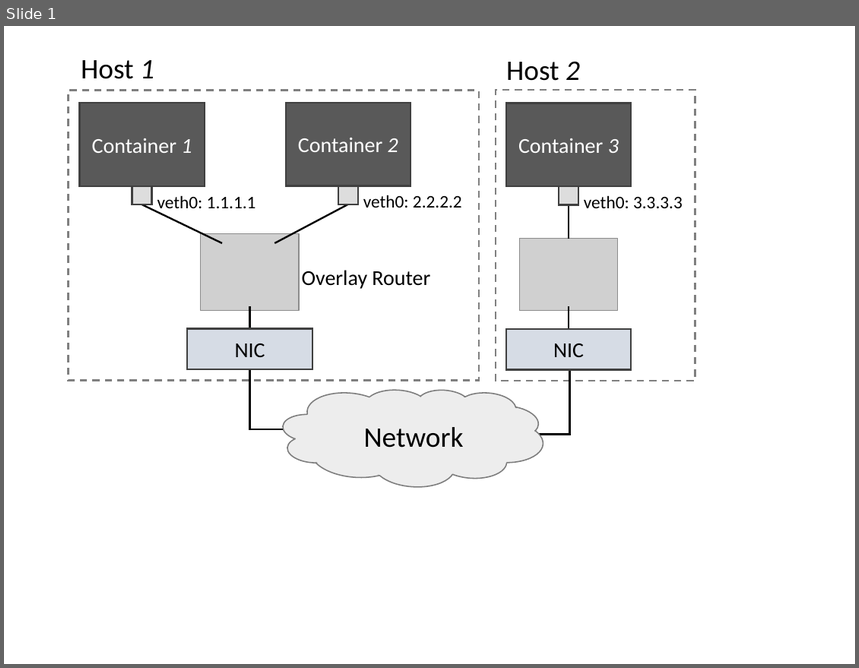
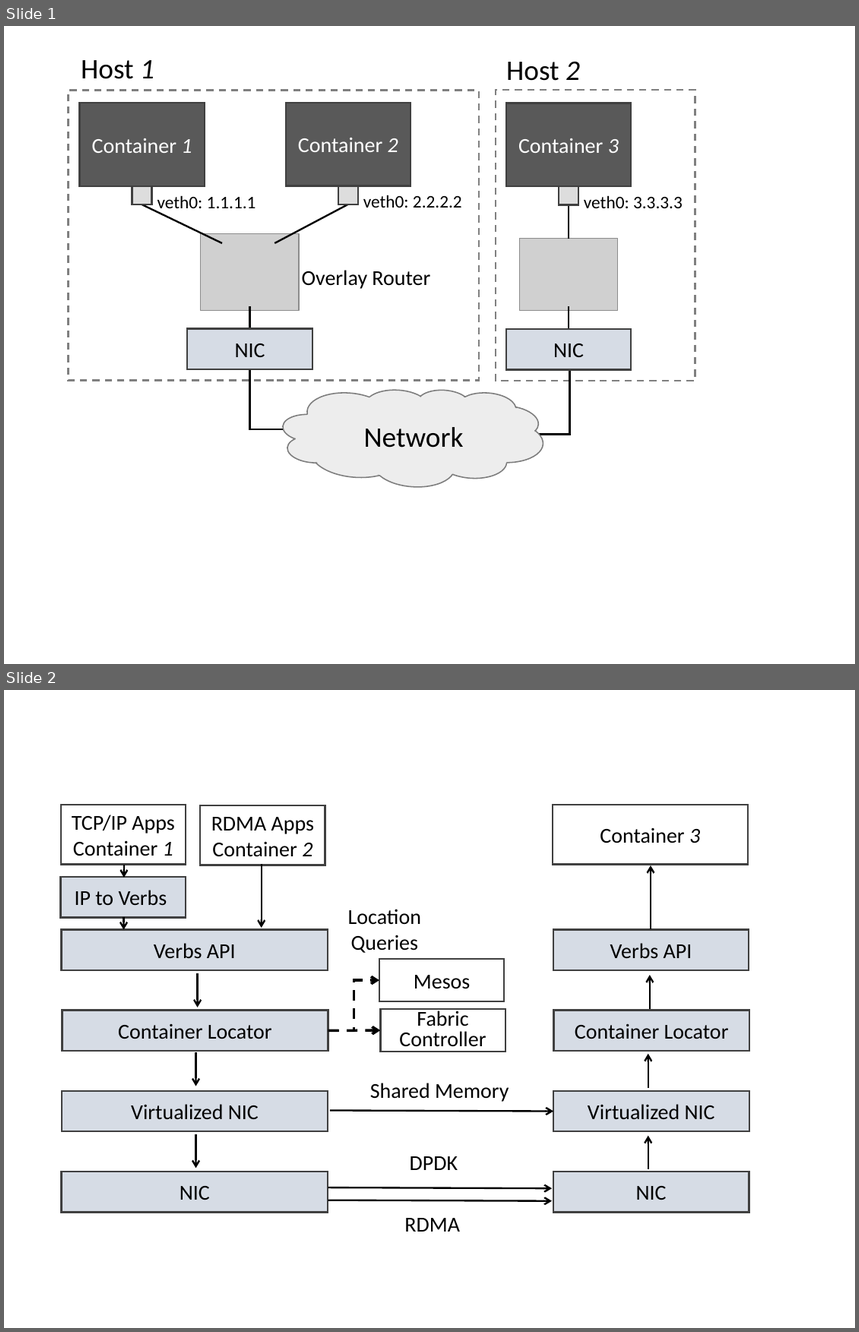
Before and after one commit to lampson0505/freeflow-hotnets16, a slide deck: figures/figures.pptx. Shown one above the other, each under a label of ours: slide 1 before the commit, slides 1 and 2 after it. The pictures are 859x668 and 859x1332 pixels, drawn with LibreOffice and Linux fonts; fonts in the diff are those of the drawing; grey boxes stand for pictures. Boxes give left, top, right and bottom in pixels: in the first picture for what was removed or moved away, otherwise in the second. Text is boxed around its words. In the diff, an @@ line names an element or a change of style, - is before the commit and + after.

```diff
--- a/figures/figures.pptx
+++ b/figures/figures.pptx
@@ slide 2 added at bbox=[4, 690, 855, 1328], background #FFFFFF @@
@@ rectangle added at bbox=[61, 805, 186, 865], outline #404040 1.5 pt, 18 pt, text #000000 @@
+TCP/IP Apps
+Container 1
@@ rectangle added at bbox=[201, 806, 325, 866], outline #404040 1.5 pt, 18 pt, text #000000 @@
+RDMA Apps
+Container 2
@@ rectangle added at bbox=[552, 805, 748, 865], outline #404040 1.5 pt, 18 pt, text #000000 @@
+Container 3
@@ arrow added from (124, 865) to (124, 877), #000000 1.5 pt @@
@@ arrow added from (261, 863) to (261, 927), #000000 1.5 pt @@
@@ arrow added from (651, 929) to (651, 866), #000000 1.5 pt @@
@@ rectangle added at bbox=[60, 877, 186, 918], fill #D6DCE5, outline #404040 1.5 pt, 18 pt, text #000000 @@
+IP to Verbs
@@ arrow added from (124, 917) to (124, 930), #000000 1.5 pt @@
@@ text added at bbox=[348, 909, 421, 953], 18 pt, text #000000 @@
+Location Queries
@@ rectangle added at bbox=[62, 930, 329, 971], fill #D6DCE5, outline #404040 1.5 pt, 18 pt, text #000000 @@
+Verbs API
@@ rectangle added at bbox=[553, 930, 749, 971], fill #D6DCE5, outline #404040 1.5 pt, 18 pt, text #000000 @@
+Verbs API
@@ rectangle added at bbox=[379, 959, 505, 1002], fill #FFFFFF, outline #404040 1.5 pt, 18 pt, text #000000 @@
+Mesos
@@ arrow added from (197, 973) to (197, 1008), #000000 1.5 pt @@
@@ elbow arrow added from (329, 1030) to (379, 980), #000000 2.25 pt dashed @@
@@ arrow added from (650, 1009) to (650, 975), #000000 1.5 pt @@
@@ rectangle added at bbox=[62, 1010, 329, 1051], fill #D6DCE5, outline #404040 1.5 pt, 18 pt, text #000000 @@
+Container Locator
@@ arrow added from (329, 1030) to (380, 1030), #000000 2.25 pt dashed @@
@@ rectangle added at bbox=[380, 1009, 506, 1052], fill #FFFFFF, outline #404040 1.5 pt, 18 pt, text #000000 @@
+Fabric Controller
@@ rectangle added at bbox=[554, 1010, 750, 1051], fill #D6DCE5, outline #404040 1.5 pt, 18 pt, text #000000 @@
+Container Locator
@@ arrow added from (196, 1053) to (196, 1087), #000000 1.5 pt @@
@@ arrow added from (648, 1088) to (648, 1054), #000000 1.5 pt @@
@@ rectangle added at bbox=[62, 1091, 329, 1132], fill #D6DCE5, outline #404040 1.5 pt, 18 pt, text #000000 @@
+Virtualized NIC
@@ text added at bbox=[370, 1083, 509, 1102], 18 pt, text #000000 @@
+Shared Memory
@@ rectangle added at bbox=[554, 1091, 750, 1132], fill #D6DCE5, outline #404040 1.5 pt, 18 pt, text #000000 @@
+Virtualized NIC
@@ arrow added from (330, 1110) to (554, 1111), #000000 1.5 pt @@
@@ arrow added from (196, 1135) to (196, 1168), #000000 1.5 pt @@
@@ arrow added from (648, 1170) to (648, 1136), #000000 1.5 pt @@
@@ text added at bbox=[410, 1157, 458, 1170], 18 pt, text #000000 @@
+DPDK
@@ rectangle added at bbox=[62, 1172, 329, 1213], fill #D6DCE5, outline #404040 1.5 pt, 18 pt, text #000000 @@
+NIC
@@ arrow added from (329, 1188) to (552, 1189), #000000 1.5 pt @@
@@ rectangle added at bbox=[553, 1172, 749, 1213], fill #D6DCE5, outline #404040 1.5 pt, 18 pt, text #000000 @@
+NIC
@@ arrow added from (329, 1201) to (552, 1201), #000000 1.5 pt @@
@@ text added at bbox=[405, 1218, 459, 1232], 18 pt, text #000000 @@
+RDMA
```
Also in this commit, not shown: 2 other files.
